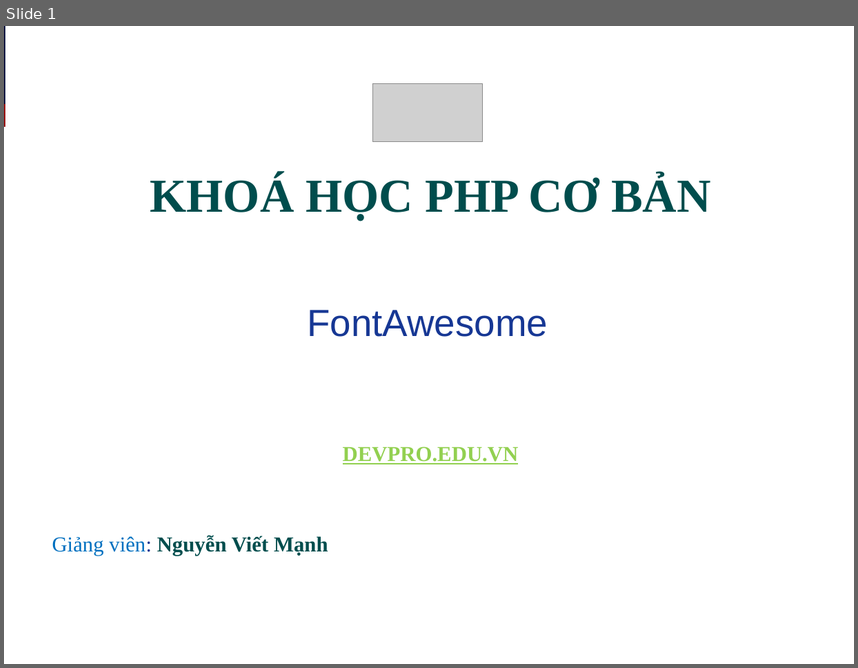
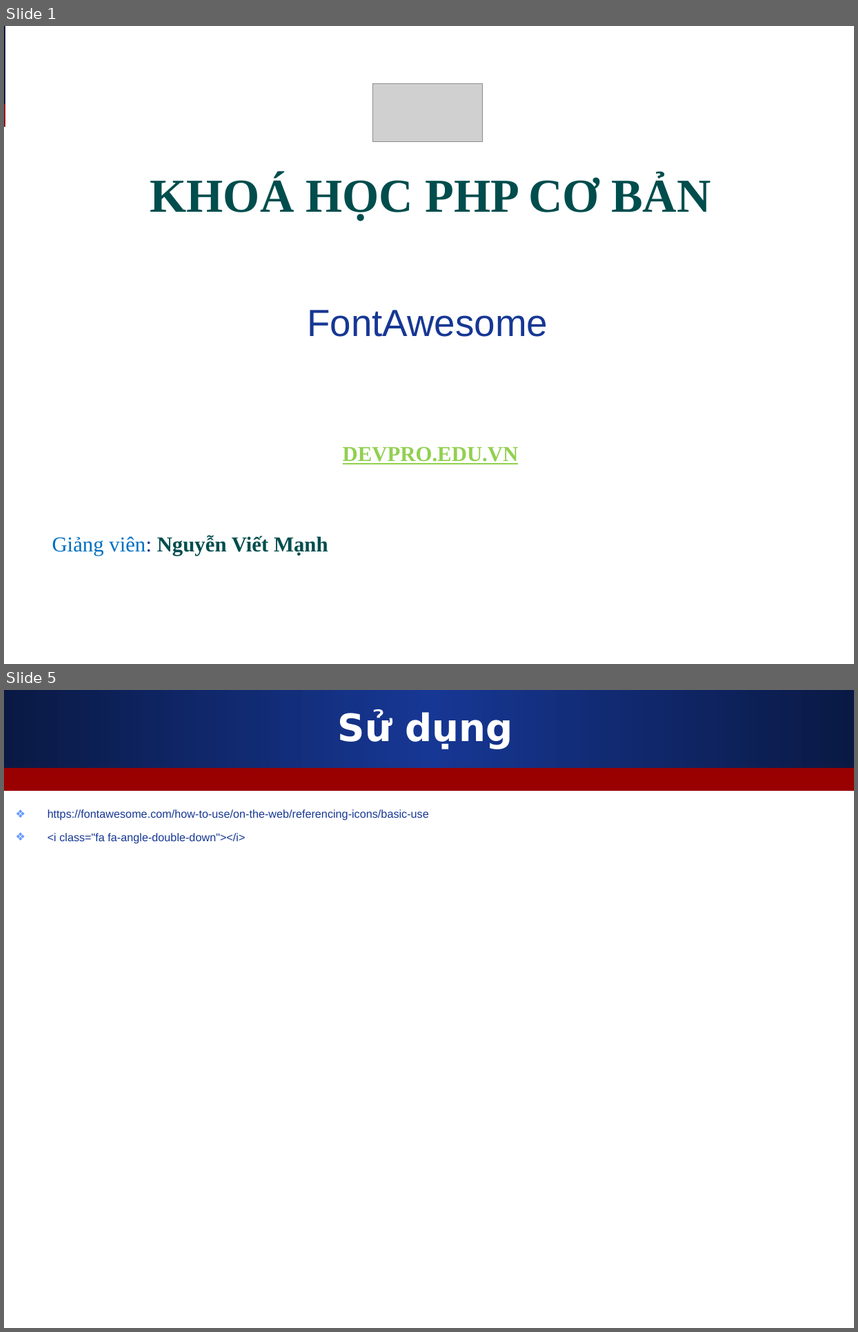
Before and after one commit to melng124/php39_devpro, a slide deck: Day5_FontAwesome_Thuc_hanh_Bootstrap/Slide_bai_giang/FontAwesome.ppt. Shown one above the other, each under a label of ours: slide 1 before the commit, slides 1 and 5 after it; the slides between them are not shown. The pictures are 858x668 and 858x1332 pixels, drawn with LibreOffice and Linux fonts; fonts in the diff are those of the drawing; grey boxes stand for pictures. Boxes give left, top, right and bottom in pixels: in the first picture for what was removed or moved away, otherwise in the second. Text is boxed around its words. In the diff, an @@ line names an element or a change of style, - is before the commit and + after.

```diff
--- a/Day5_FontAwesome_Thuc_hanh_Bootstrap/Slide_bai_giang/FontAwesome.ppt
+++ b/Day5_FontAwesome_Thuc_hanh_Bootstrap/Slide_bai_giang/FontAwesome.ppt
@@ slide 5 added at [4, 690, 854, 1328], background #FFFFFF; not listed: 2 template elements that a slide beside it also shows @@
@@ title added at [338, 710, 513, 749], 32 pt, text #FFFFFF, bold @@
+Sử dụng
@@ text added at [47, 809, 429, 844], 9.5 pt, text #163794 @@
+❖ https://fontawesome.com/how-to-use/on-the-web/referencing-icons/basic-use
+❖ <i class="fa fa-angle-double-down"></i>
```
Also in this commit, not shown: 2 slides changed, 1 other slide added, 5 slides removed, 1 other file.
